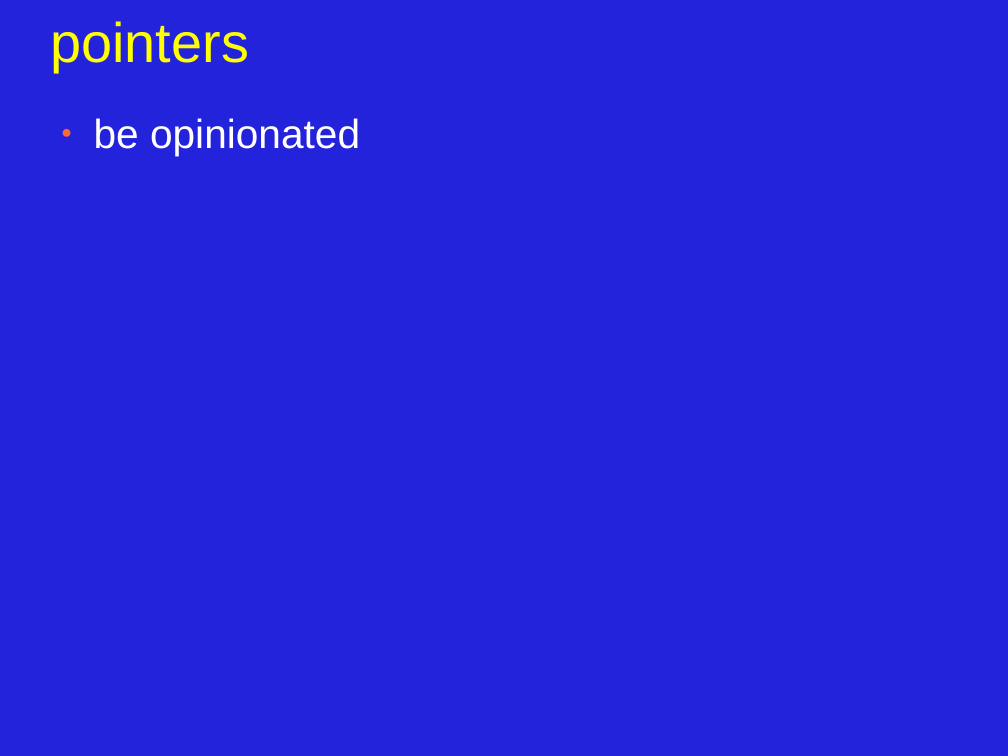
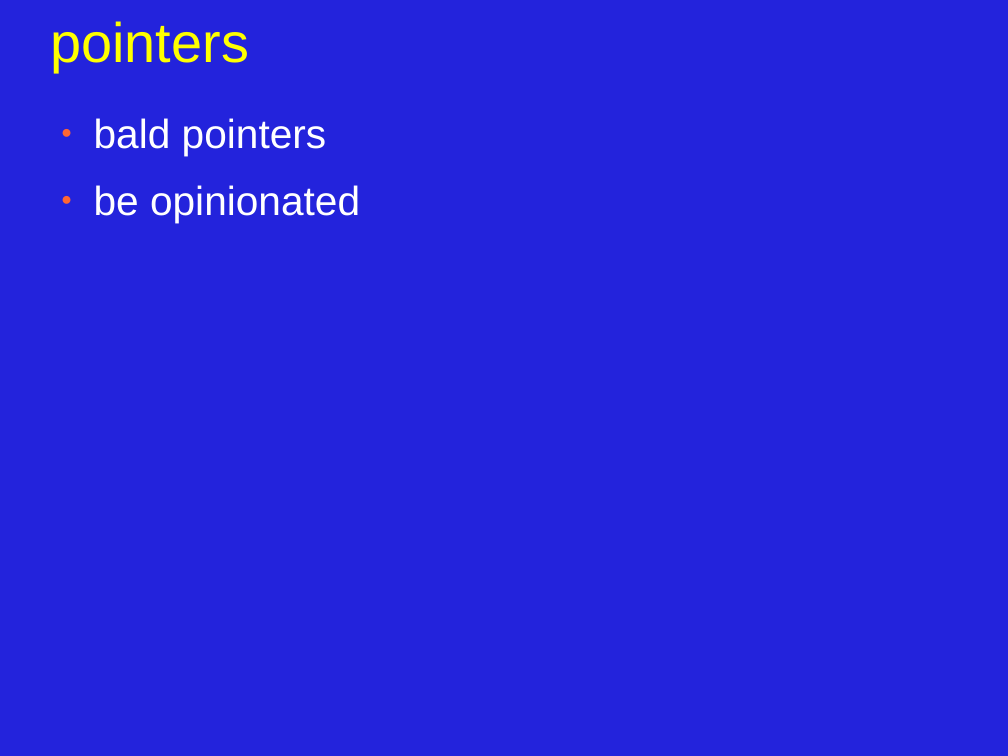
Before and after one commit to JonJagger/two-day-courses, a slide deck: slide 15 of cppf/04_Objects_Classes_and_Lifetime.odp (slide 11 before the commit). Drawn at 1008x756 pixels with LibreOffice and Linux fonts; fonts in the diff are those of the drawing. Boxes give left, top, right and bottom in pixels: in the first picture for what was removed or moved away, otherwise in the second. Text is boxed around its words. In the diff, an @@ line names an element or a change of style, - is before the commit and + after.

```diff
--- a/cppf/04_Objects_Classes_and_Lifetime.odp
+++ b/cppf/04_Objects_Classes_and_Lifetime.odp
@@ text at [94, 118, 327, 156]: paragraph added @@
+● bald pointers
```
Also in this commit, not shown: 6 other slides changed, 4 slides added.
